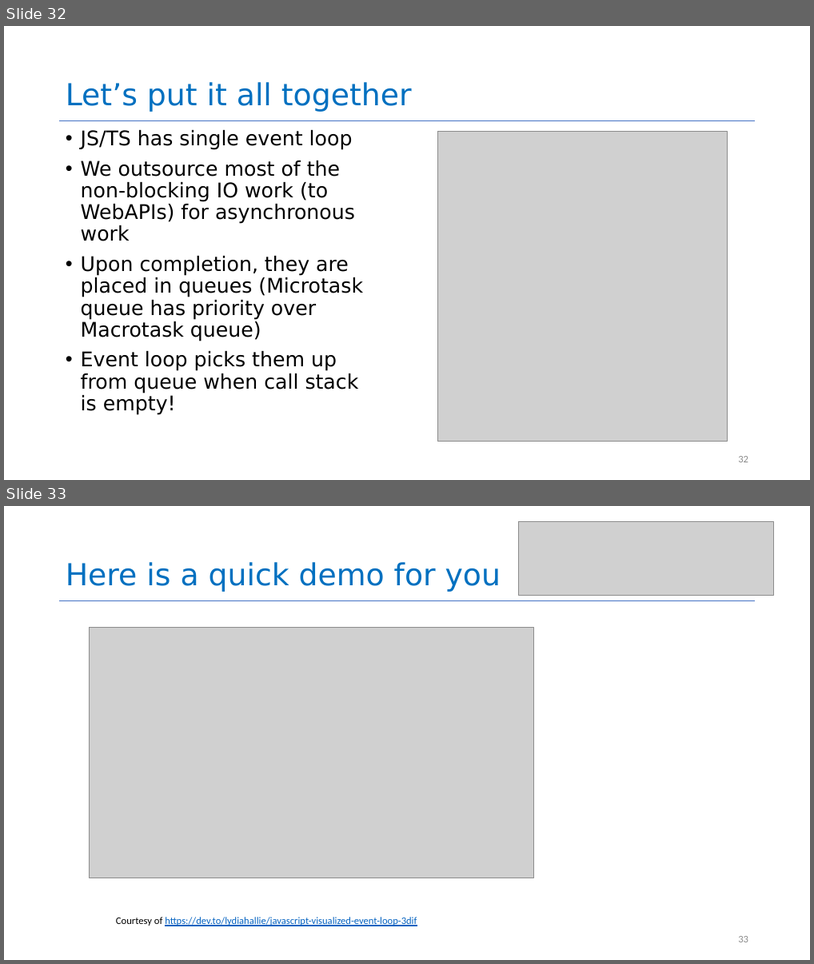
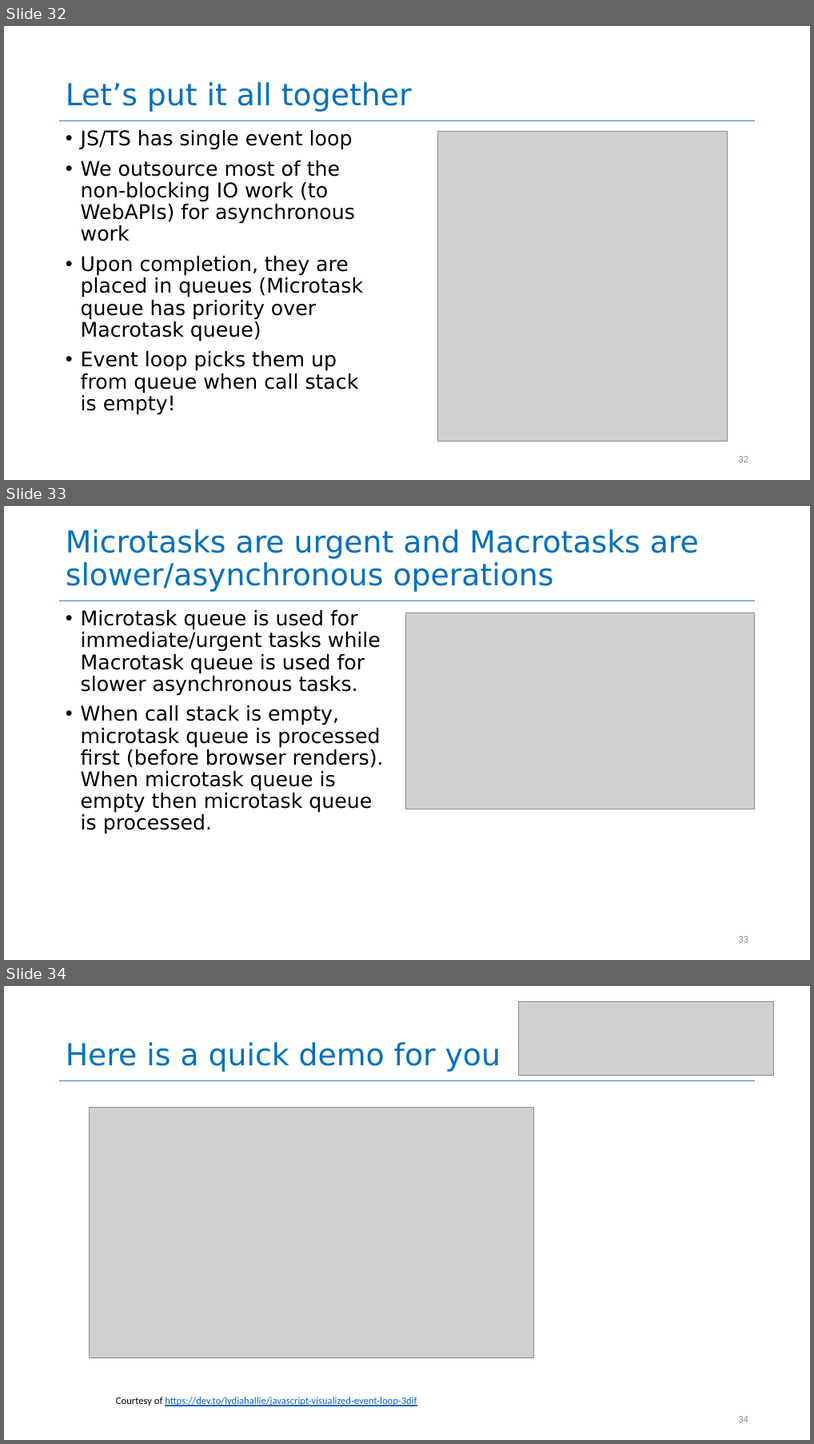
Before and after one commit to neu-se/CS4530-Summer-2026, a slide deck: Slides/Module 08 Concurrency Patterns in Typescript.pptx. Shown one above the other, each under a label of ours: slides 32 and 33 before the commit, slides 32, 33 and 34 after it. The pictures are 814x964 and 814x1444 pixels, drawn with LibreOffice and Linux fonts; fonts in the diff are those of the drawing; grey boxes stand for pictures. Boxes give left, top, right and bottom in pixels: in the first picture for what was removed or moved away, otherwise in the second. Text is boxed around its words. In the diff, an @@ line names an element or a change of style, - is before the commit and + after.

Commit message:
tweaked m8 async slides

```diff
--- a/Slides/Module 08 Concurrency Patterns in Typescript.pptx
+++ b/Slides/Module 08 Concurrency Patterns in Typescript.pptx
@@ slide 33 added at box(4, 506, 810, 960), background #FFFFFF; not listed: 1 template element that a slide beside it also shows @@
@@ title added at box(66, 529, 699, 592), 36 pt, text #0070C0 @@
+Microtasks are urgent and Macrotasks are slower/asynchronous operations
@@ text added at box(81, 610, 384, 834), 24 pt, text #000000 @@
+• Microtask queue is used for immediate/urgent tasks while Macrotask queue is used for slower asynchronous tasks.
+• When call stack is empty, microtask queue is processed first (before browser renders). When microtask queue is empty then microtask queue is processed.
@@ picture added at box(406, 612, 755, 808) @@
@@ page number added at box(738, 936, 749, 942), 12 pt, text #8C8C8C @@
+33
@@ what was slide 33 is now slide 34 @@
@@ page number at box(738, 1416, 749, 1422): text changed @@
-33
+34
```
Also in this commit, not shown: 7 slides changed, 1 other file.
